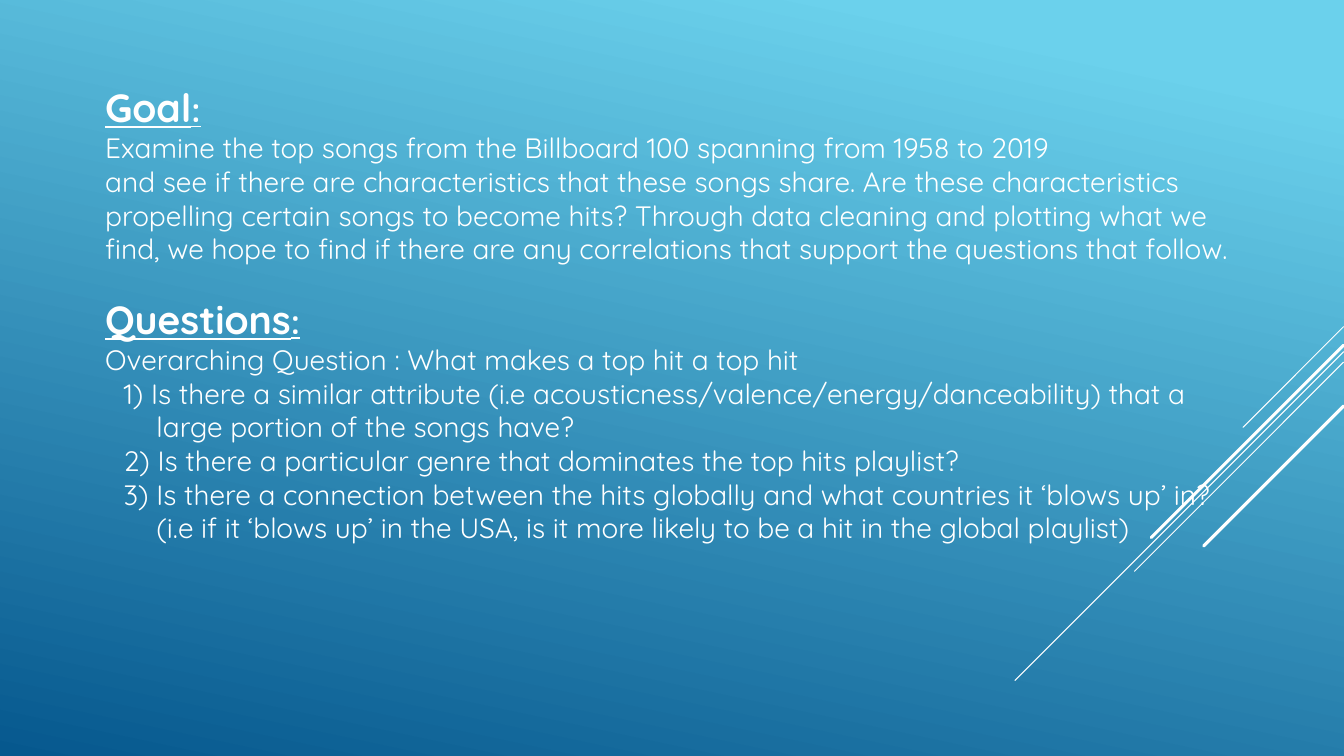
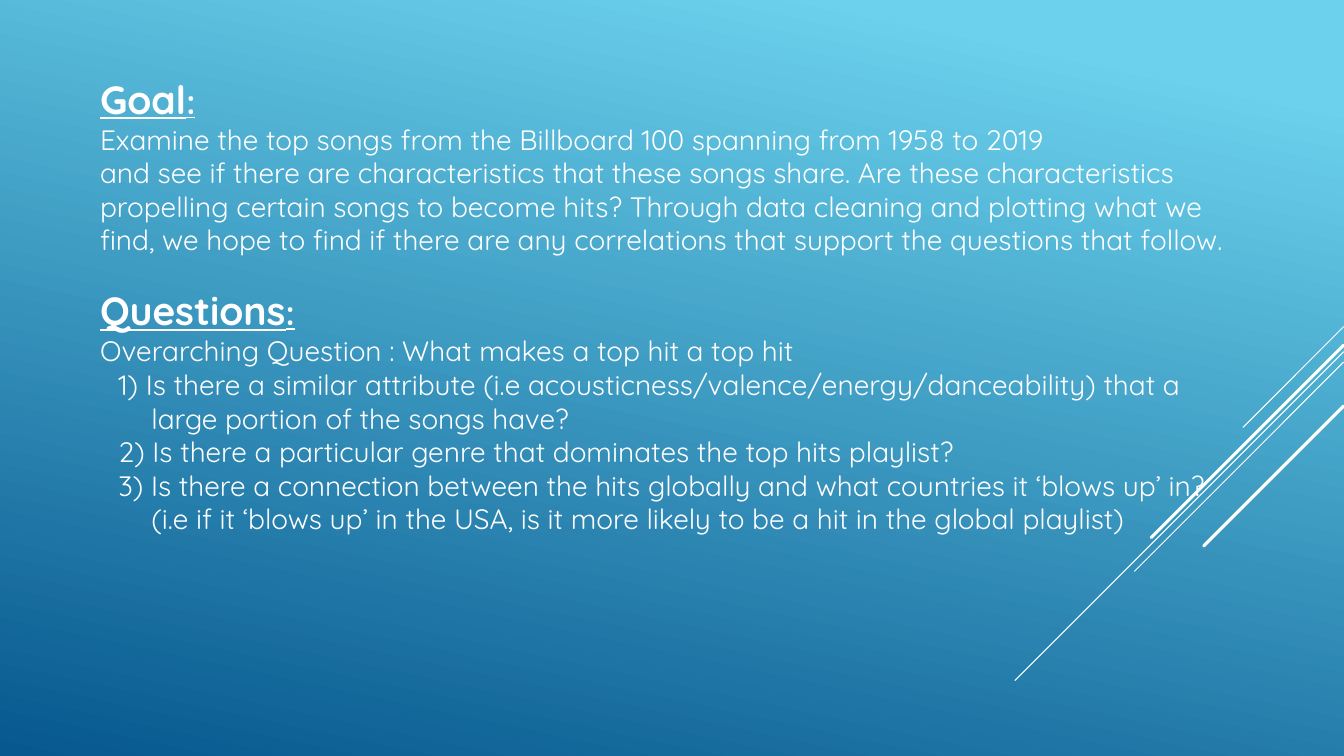
Before and after one commit to rlylecastro/project1, a slide deck: slide 2 of Presentation.pptx. Drawn at 1344x756 pixels with LibreOffice and Linux fonts; fonts in the diff are those of the drawing. Boxes give left, top, right and bottom in pixels: in the first picture for what was removed or moved away, otherwise in the second. Text is boxed around its words. In the diff, an @@ line names an element or a change of style, - is before the commit and + after.

```diff
--- a/Presentation.pptx
+++ b/Presentation.pptx
@@ text "Goal:" moved from (x1=105, y1=93, x2=1227, y2=544) to (x1=100, y1=85, x2=1222, y2=535) @@
```
Also in this commit, not shown: 6 other slides changed, 10 slides added, 5 slides removed, 1 other file.
